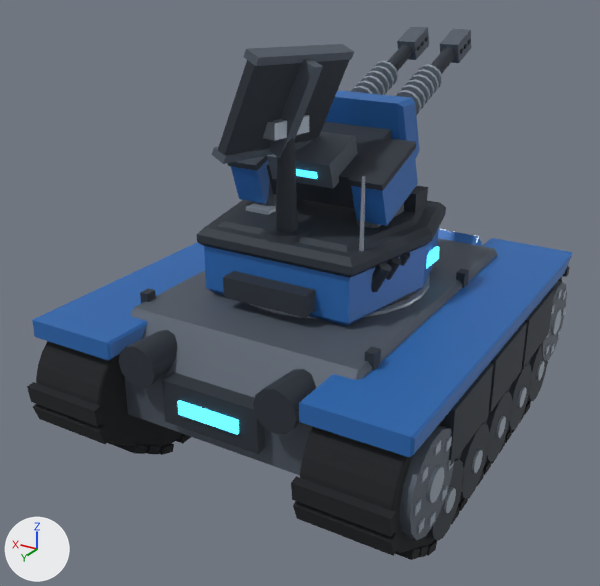
The glTF model public/assets/units/halberd-aa-tank.glb: old version first, new version second.
The view is the same before and after, from a camera (50 mm lens) standing at (-5.23, 9.48, 6.47) and looking at (0.27, 0.3, 1.88). Arrows for +X, +Y and +Z are at lower left; the lights stay in place. The first picture is the older version. Where no turn or scale is listed for an object, it has been applied to the vertices. Vertices at exactly the same position are counted once.

Objects in the first picture: 'bow_glow', 'fender', 'rear_drive', 'suspension_beam', 'track_belt', 'wheel_hub_0'.
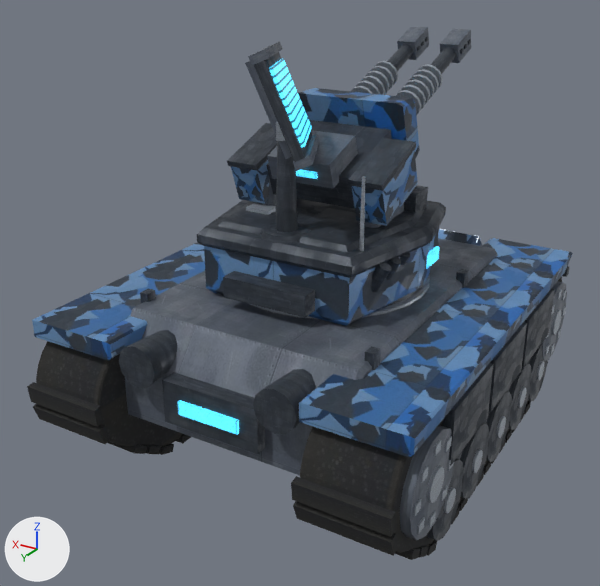
What differs and where, as boxes [x1, y1, x2, y2] in the pictures (600 x 586 px; the box of a moved part takes in the faces that stretch with it):
'fender', surface changed
    both: [32, 90, 573, 458]
'bow_glow', surface changed
    both: [177, 170, 440, 435]
part 1 of me_mesh_1, moved or reshaped
    before: [262, 222, 311, 243]
    after: [262, 222, 311, 244]
part 2 of me_mesh_1, moved or reshaped
    before: [276, 138, 298, 232]
    after: [276, 141, 298, 232]
part 3 of me_mesh_1, moved or reshaped
    before: [218, 60, 349, 156]
    after: [254, 52, 312, 162]
part 4 of me_mesh_2, moved or reshaped
    before: [263, 115, 309, 141]
    after: [276, 122, 285, 141]
part 5 of me_mesh_3, moved or reshaped
    before: [244, 44, 354, 66]
    after: [248, 41, 283, 65]
part 6 of me_mesh_3, moved or reshaped
    before: [212, 140, 313, 164]
    after: [293, 133, 319, 171]
part 7 of me_mesh_3, moved or reshaped
    before: [270, 59, 323, 159]
    after: [245, 61, 292, 159]
part 9 of me_mesh_5, moved or reshaped (not visible before)
    after: [269, 58, 312, 148]

The change, as a list of edits to the scene's bpy script:
```text
Change mat_teamcamo:
    remove # nodes: BsdfPrincipled, OutputMaterial
    remove # colours: blue #2b6bb5
    nodes: BsdfPrincipled, Mapping x2, Math, OutputMaterial, SeparateColor, TexImage x2, UVMap x2
    uses the picture img_image_5
    uses the picture img_image_6
Change mat_energy:
    remove # nodes: BsdfPrincipled, OutputMaterial
    nodes: BsdfPrincipled, Mix x2, OutputMaterial, TexImage x2
    uses the picture img_image_7
Change me_mesh_1:
    remove me_mesh_1.from_pydata(...)  # 1238 vertices, 2180 faces; spans x -5.16..0.19, y -3.59..2.93, z -0.92..4.33
    add me_mesh_1.from_pydata(...)  # 1238 vertices, 2180 faces; spans x -5.16..0.19, y -3.59..2.93, z -0.92..4.34
    me_mesh_1 part 1: the loose piece of 26 vertices spanning x -2.82..-2.16, y 0.75..1.41, z 2.02..2.18 is turned -141.2 degrees about the z axis through its middle
    me_mesh_1 part 2: the loose piece of 22 vertices spanning x -2.63..-2.35, y 0.94..1.22, z 2.15..3.45 is turned -141.2 degrees about the z axis through its middle
    me_mesh_1 part 3: the loose piece of 8 vertices spanning x -2.89..-2.09, y 0.22..1.94, z 3.15..4.33 is multiplied about its middle by the matrix ((-0.813, 0.579, 0.059), (-0.582, -0.805, -0.113), (-0.019, -0.126, 0.992))
Change me_mesh_2:
    where me_mesh_2.from_pydata(...)  # 1098 vertices, 1884 faces; spans x -5.26..0.12, y -4.73..1.09, z -0.15..4.25
    me_mesh_2 part 4: the loose piece of 8 vertices spanning x -2.72..-2.42, y -1.06..-0.42, z 3.8..4.0 is turned -141.2 degrees about the z axis through its middle
Change me_mesh_3:
    where me_mesh_3.from_pydata(...)  # 284 vertices, 492 faces; spans x -5.22..0.08, y -6.08..0.62, z -0.6..4.31
    me_mesh_3 part 5: the loose piece of 8 vertices spanning x -3.03..-2.56, y -2.17..-0.44, z 4.03..4.31 is multiplied about its middle by the matrix ((-0.813, 0.579, 0.059), (-0.582, -0.805, -0.113), (-0.019, -0.126, 0.992)), then moved by (0.44, 0.07, 0.0)
    me_mesh_3 part 6: the loose piece of 8 vertices spanning x -2.55..-2.08, y -2.17..-0.44, z 2.91..3.18 is multiplied about its middle by the matrix ((-0.813, 0.579, 0.059), (-0.582, -0.805, -0.113), (-0.019, -0.126, 0.992)), then moved by (-0.5, -0.08, 0.0)
    me_mesh_3 part 7: the loose piece of 8 vertices spanning x -3.05..-2.35, y -1.38..-1.18, z 2.95..4.14 is multiplied about its middle by the matrix ((-0.813, 0.579, 0.059), (-0.582, -0.805, -0.113), (-0.019, -0.126, 0.992)), then moved by (0.24, 0.04, 0.0)
Change me_mesh_4:
    where me_mesh_4.from_pydata(...)  # 104 vertices, 180 faces; spans x -4.62..0.66, y -3.1..3.01, z -0.88..2.71
    me_mesh_4 part 8: texture (UV) coordinates changed
Change me_mesh_5:
    remove me_mesh_5.from_pydata(...)  # 140 vertices, 228 faces; spans x -1.65..1.65, y -0.31..5.53, z -0.7..3.25
    add me_mesh_5.from_pydata(...)  # 140 vertices, 228 faces; spans x -1.65..1.65, y -0.31..5.53, z -0.7..3.26
    me_mesh_5 part 9: the loose piece of 8 vertices spanning x -0.24..0.38, y 2.95..4.44, z 2.3..3.25 is multiplied about its middle by the matrix ((-0.813, 0.579, 0.059), (-0.582, -0.805, -0.113), (-0.019, -0.126, 0.992)), then moved by (-0.14, -0.02, 0.0)
    me_mesh_5 part 10: texture (UV) coordinates changed
```
